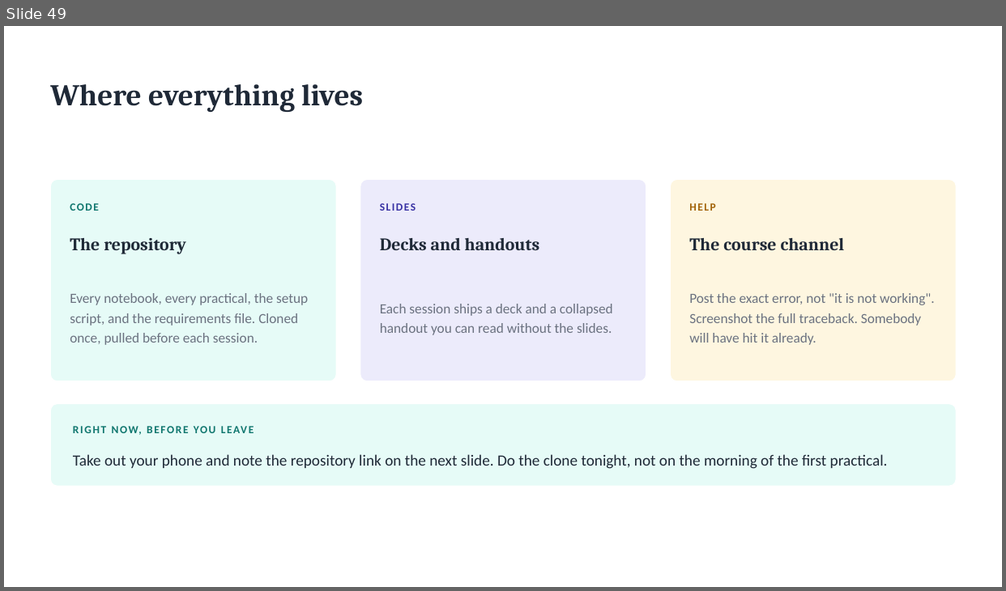
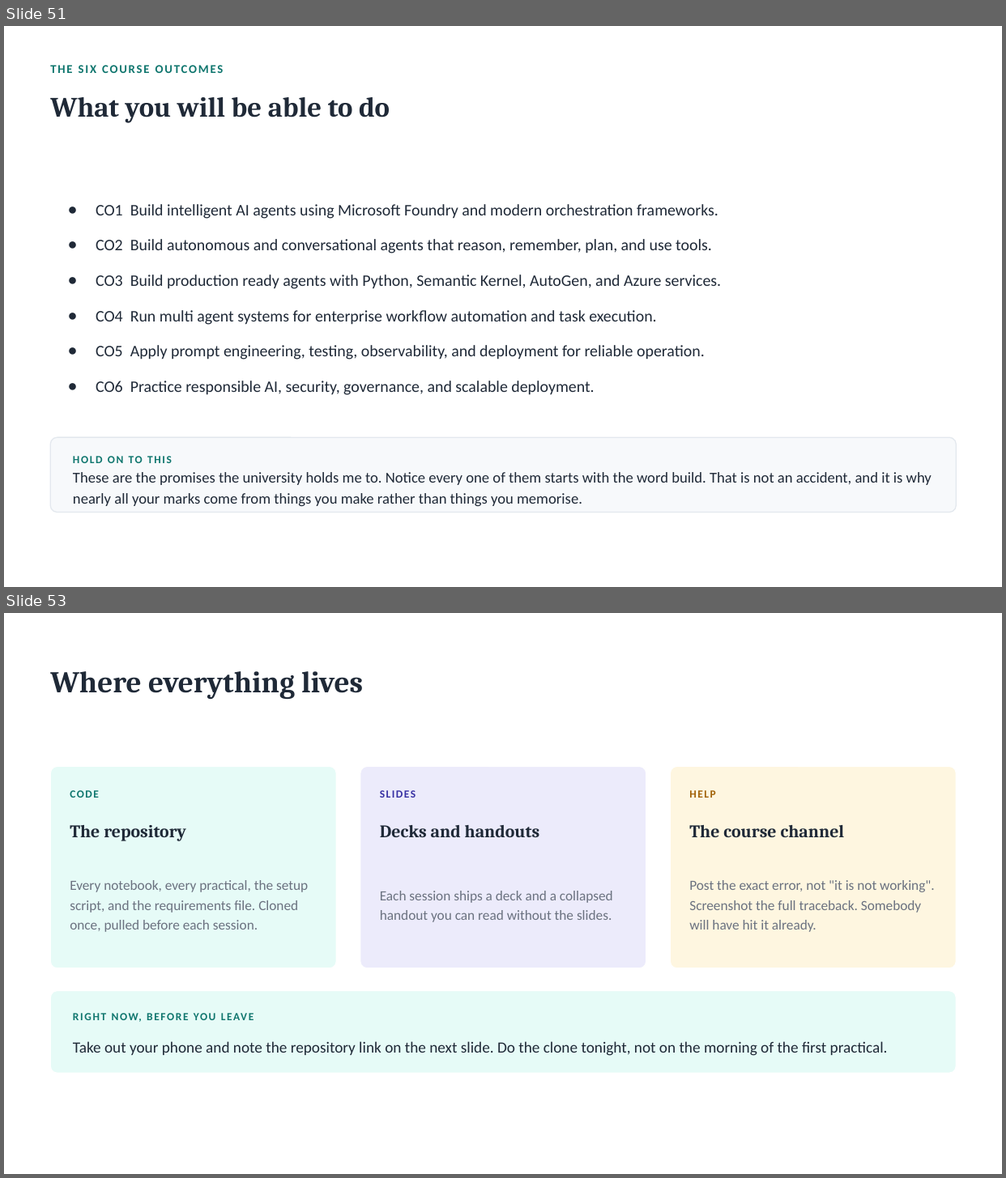
Before and after one commit to rbi-international/cse476-agentic-ai, a slide deck: slides/CSE476_Lecture_Zero.pptx. Shown one above the other, each under a label of ours: slide 49 before the commit, slides 51 and 53 after it; the slides between them are not shown. The pictures are 1006x591 and 1006x1178 pixels, drawn with LibreOffice and Linux fonts; fonts in the diff are those of the drawing. Boxes give left, top, right and bottom in pixels: in the first picture for what was removed or moved away, otherwise in the second. Text is boxed around its words. In the diff, an @@ line names an element or a change of style, - is before the commit and + after.

```diff
--- a/slides/CSE476_Lecture_Zero.pptx
+++ b/slides/CSE476_Lecture_Zero.pptx
@@ slide 51 added at bbox=[4, 26, 1002, 587], background #FFFFFF @@
@@ text added at bbox=[50, 97, 390, 123], 27 pt, text #1F2937, bold @@
+What you will be able to do
@@ text added at bbox=[96, 204, 721, 395], 15.5 pt, text #1F2937 @@
+● CO1 Build intelligent AI agents using Microsoft Foundry and modern orchestration frameworks.
+● CO2 Build autonomous and conversational agents that reason, remember, plan, and use tools.
+● CO3 Build production ready agents with Python, Semantic Kernel, AutoGen, and Azure services.
+● CO4 Run multi agent systems for enterprise workflow automation and task execution.
+● CO5 Apply prompt engineering, testing, observability, and deployment for reliable operation.
+● CO6 Practice responsible AI, security, governance, and scalable deployment.
@@ rounded rectangle added at bbox=[50, 437, 957, 513], fill #F7F9FB, outline #E3E8EE 1 pt @@
@@ text added at bbox=[129, 456, 143, 463], 10.5 pt, text #0F766E, bold @@
+HOLD ON TO THIS
@@ text added at bbox=[73, 472, 931, 506], 14.5 pt, text #1F2937 @@
+These are the promises the university holds me to. Notice every one of them starts with the word build. That is not an accident, and it is why nearly all your marks come from things you make rather than things you memorise.
@@ text added at bbox=[136, 472, 156, 483], 11.5 pt, text #0F766E, bold @@
+THE SIX COURSE OUTCOMES
@@ what was slide 49 is now slide 53 @@
```
Also in this commit, not shown: 4 other slides added, 1 slide removed, 9 other files.
